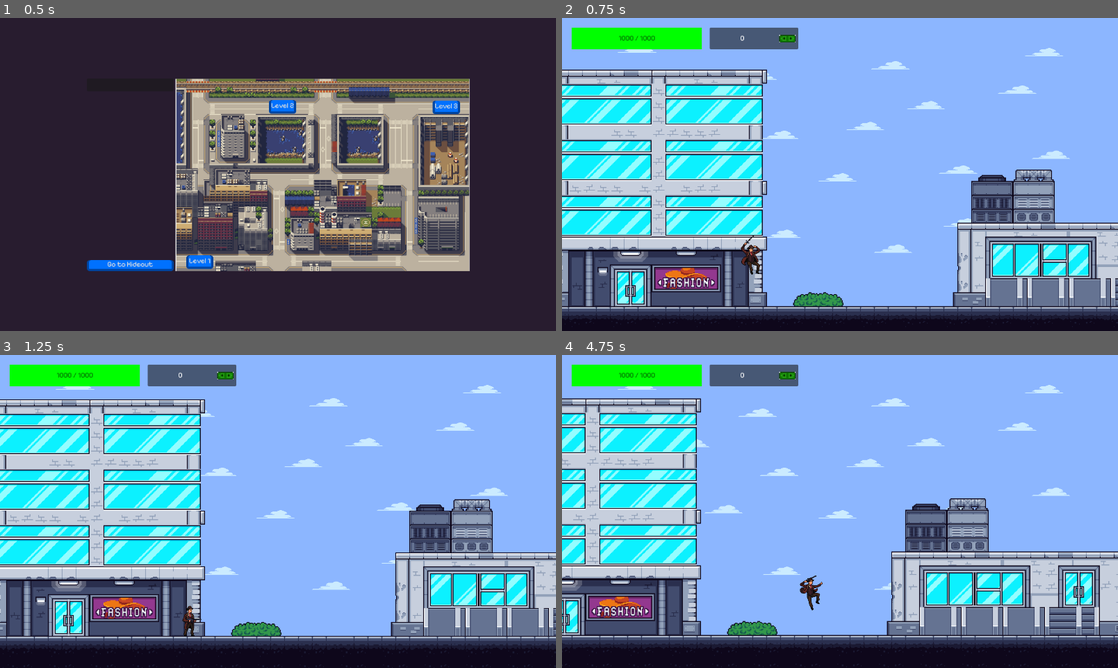
Above: before the commit, frames 1-4 (two rows, left to right).
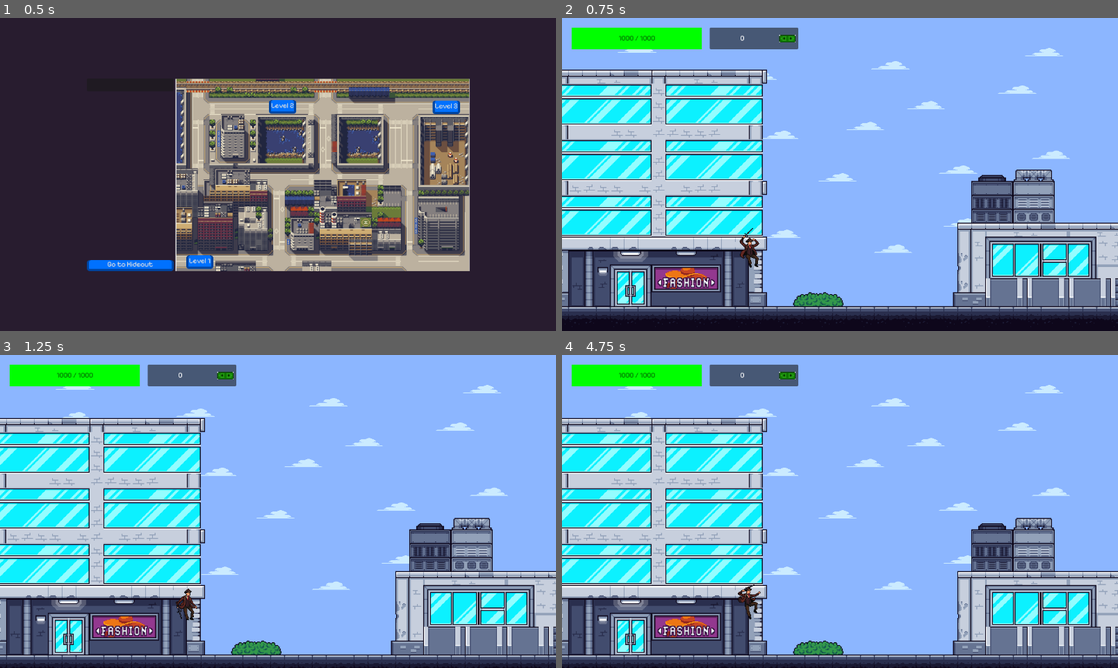
Above: after the commit, the same moments.

Repository: joaodanilo123/gangster-city-showdown
Game: Godot game, scene res://main/main.tscn
The game is run twice, just before and just after one commit, with the same random seed, the same clock (stepped at 60 frames per second) and the same inputs.
Inputs (mouse positions are in pixels of both pictures, inside the frame that each line leads up to):
- Up to frame 1 (0.5 s): no input
- Up to frame 2 (0.75 s): click "Level 1" at 0.5 s
- Up to frame 3 (1.25 s): no input
- Up to frame 4 (4.75 s): move the mouse to (962, 495) at 1.27 s; hold D (move_right) 1.28-2.78 s; tap E (interact) at 1.35, 3.6 s; tap W (move_up) at 1.52, 2.27, 3.77, 4.52 s; move the mouse to (728, 527) at 2.02 s; tap Shift (run) at 2.1 s; move the mouse to (895, 442) at 2.77 s; hold A (move_left) 2.78-3.53 s; hold Space (shoot) 2.78-3.53 s; move the mouse to (812, 574) at 3.52 s; hold D (move_right) from 3.53 s (still down); move the mouse to (1006, 558) at 4.27 s; hold Shift (run) from 4.28 s (still down)

Frame 1 is identical in both runs. In frame 2, 0.3% of the frame differs, in the area x 31-36%, y 67-82%; in frame 3, 38%; in frame 4, 46%, in the area x 0-100%, y 13-99%.

Commit message:
Chore: Ajusta TileSet

Diff:
--- a/resources/tilesets/city_streets.tres
+++ b/resources/tilesets/city_streets.tres
@@ -950,33 +950,43 @@
 5:5/0 = 0
 5:5/0/physics_layer_0/linear_velocity = Vector2(0, 0)
 5:5/0/physics_layer_0/angular_velocity = 0.0
+5:5/0/physics_layer_0/polygon_0/points = PackedVector2Array(2.875, -8, 8, -8, 8, 8, 2.875, 8)
 6:5/0 = 0
 6:5/0/physics_layer_0/linear_velocity = Vector2(0, 0)
 6:5/0/physics_layer_0/angular_velocity = 0.0
+6:5/0/physics_layer_0/polygon_0/points = PackedVector2Array(-8, -8, 8, -8, 8, 8, -8, 8)
 7:5/0 = 0
 7:5/0/physics_layer_0/linear_velocity = Vector2(0, 0)
 7:5/0/physics_layer_0/angular_velocity = 0.0
+7:5/0/physics_layer_0/polygon_0/points = PackedVector2Array(-8, -8, 8, -8, 8, 8, -8, 8)
 8:5/0 = 0
 8:5/0/physics_layer_0/linear_velocity = Vector2(0, 0)
 8:5/0/physics_layer_0/angular_velocity = 0.0
+8:5/0/physics_layer_0/polygon_0/points = PackedVector2Array(-8, -8, 8, -8, 8, 8, -8, 8)
 9:5/0 = 0
 9:5/0/physics_layer_0/linear_velocity = Vector2(0, 0)
 9:5/0/physics_layer_0/angular_velocity = 0.0
+9:5/0/physics_layer_0/polygon_0/points = PackedVector2Array(-8, -8, 8, -8, 8, 8, -8, 8)
 10:5/0 = 0
 10:5/0/physics_layer_0/linear_velocity = Vector2(0, 0)
 10:5/0/physics_layer_0/angular_velocity = 0.0
+10:5/0/physics_layer_0/polygon_0/points = PackedVector2Array(-8, -8, 8, -8, 8, 8, -8, 8)
 11:5/0 = 0
 11:5/0/physics_layer_0/linear_velocity = Vector2(0, 0)
 11:5/0/physics_layer_0/angular_velocity = 0.0
+11:5/0/physics_layer_0/polygon_0/points = PackedVector2Array(-8, -8, 8, -8, 8, 8, -8, 8)
 12:5/0 = 0
 12:5/0/physics_layer_0/linear_velocity = Vector2(0, 0)
 12:5/0/physics_layer_0/angular_velocity = 0.0
+12:5/0/physics_layer_0/polygon_0/points = PackedVector2Array(-8, -8, 8, -8, 8, 8, -8, 8)
 13:5/0 = 0
 13:5/0/physics_layer_0/linear_velocity = Vector2(0, 0)
 13:5/0/physics_layer_0/angular_velocity = 0.0
+13:5/0/physics_layer_0/polygon_0/points = PackedVector2Array(-8, -8, 8, -8, 8, 8, -8, 8)
 14:5/0 = 0
 14:5/0/physics_layer_0/linear_velocity = Vector2(0, 0)
 14:5/0/physics_layer_0/angular_velocity = 0.0
+14:5/0/physics_layer_0/polygon_0/points = PackedVector2Array(-8, -8, -3, -8, -2.875, 8, -8, 8)
 29:5/0 = 0
 29:5/0/physics_layer_0/linear_velocity = Vector2(0, 0)
 29:5/0/physics_layer_0/angular_velocity = 0.0
@@ -1234,15 +1244,12 @@
 22:8/0 = 0
 22:8/0/physics_layer_0/linear_velocity = Vector2(0, 0)
 22:8/0/physics_layer_0/angular_velocity = 0.0
-22:8/0/physics_layer_0/polygon_0/points = PackedVector2Array(-8, -8, 8, -8, 8, 8, -8, 8)
 23:8/0 = 0
 23:8/0/physics_layer_0/linear_velocity = Vector2(0, 0)
 23:8/0/physics_layer_0/angular_velocity = 0.0
-23:8/0/physics_layer_0/polygon_0/points = PackedVector2Array(-8, -8, 8, -8, 8, 8, -8, 8)
 24:8/0 = 0
 24:8/0/physics_layer_0/linear_velocity = Vector2(0, 0)
 24:8/0/physics_layer_0/angular_velocity = 0.0
-24:8/0/physics_layer_0/polygon_0/points = PackedVector2Array(-8, -8, 8, -8, 8, 8, -8, 8)
 25:8/0 = 0
 25:8/0/physics_layer_0/linear_velocity = Vector2(0, 0)
 25:8/0/physics_layer_0/angular_velocity = 0.0
@@ -3704,15 +3711,19 @@
 32:12/0 = 0
 32:12/0/physics_layer_0/linear_velocity = Vector2(0, 0)
 32:12/0/physics_layer_0/angular_velocity = 0.0
+32:12/0/physics_layer_0/polygon_0/points = PackedVector2Array(-8, -8, 8, -8, 8, 8, -8, 8)
 33:12/0 = 0
 33:12/0/physics_layer_0/linear_velocity = Vector2(0, 0)
 33:12/0/physics_layer_0/angular_velocity = 0.0
+33:12/0/physics_layer_0/polygon_0/points = PackedVector2Array(-8, -8, 8, -8, 8, 8, -8, 8)
 34:12/0 = 0
 34:12/0/physics_layer_0/linear_velocity = Vector2(0, 0)
 34:12/0/physics_layer_0/angular_velocity = 0.0
+34:12/0/physics_layer_0/polygon_0/points = PackedVector2Array(-8, -8, 8, -8, 8, 8, -8, 8)
 35:12/0 = 0
 35:12/0/physics_layer_0/linear_velocity = Vector2(0, 0)
 35:12/0/physics_layer_0/angular_velocity = 0.0
+35:12/0/physics_layer_0/polygon_0/points = PackedVector2Array(-8, -8, 8, -8, 8, 8, -8, 8)
 1:13/0 = 0
 1:13/0/physics_layer_0/linear_velocity = Vector2(0, 0)
 1:13/0/physics_layer_0/angular_velocity = 0.0
@@ -3776,15 +3787,19 @@
 32:13/0 = 0
 32:13/0/physics_layer_0/linear_velocity = Vector2(0, 0)
 32:13/0/physics_layer_0/angular_velocity = 0.0
+32:13/0/physics_layer_0/polygon_0/points = PackedVector2Array(-8, -8, 8, -8, 8, 8, -8, 8)
 33:13/0 = 0
 33:13/0/physics_layer_0/linear_velocity = Vector2(0, 0)
 33:13/0/physics_layer_0/angular_velocity = 0.0
+33:13/0/physics_layer_0/polygon_0/points = PackedVector2Array(-8, -8, 8, -8, 8, 8, -8, 8)
 34:13/0 = 0
 34:13/0/physics_layer_0/linear_velocity = Vector2(0, 0)
 34:13/0/physics_layer_0/angular_velocity = 0.0
+34:13/0/physics_layer_0/polygon_0/points = PackedVector2Array(-8, -8, 8, -8, 8, 8, -8, 8)
 35:13/0 = 0
 35:13/0/physics_layer_0/linear_velocity = Vector2(0, 0)
 35:13/0/physics_layer_0/angular_velocity = 0.0
+35:13/0/physics_layer_0/polygon_0/points = PackedVector2Array(-8, -8, 8, -8, 8, 8, -8, 8)
 1:14/0 = 0
 1:14/0/physics_layer_0/linear_velocity = Vector2(0, 0)
 1:14/0/physics_layer_0/angular_velocity = 0.0
@@ -3851,15 +3866,19 @@
 32:14/0 = 0
 32:14/0/physics_layer_0/linear_velocity = Vector2(0, 0)
 32:14/0/physics_layer_0/angular_velocity = 0.0
+32:14/0/physics_layer_0/polygon_0/points = PackedVector2Array(-8, -8, 8, -8, 8, 8, -8, 8)
 33:14/0 = 0
 33:14/0/physics_layer_0/linear_velocity = Vector2(0, 0)
 33:14/0/physics_layer_0/angular_velocity = 0.0
+33:14/0/physics_layer_0/polygon_0/points = PackedVector2Array(-8, -8, 8, -8, 8, 8, -8, 8)
 34:14/0 = 0
 34:14/0/physics_layer_0/linear_velocity = Vector2(0, 0)
 34:14/0/physics_layer_0/angular_velocity = 0.0
+34:14/0/physics_layer_0/polygon_0/points = PackedVector2Array(-8, -8, 8, -8, 8, 8, -8, 8)
 35:14/0 = 0
 35:14/0/physics_layer_0/linear_velocity = Vector2(0, 0)
 35:14/0/physics_layer_0/angular_velocity = 0.0
+35:14/0/physics_layer_0/polygon_0/points = PackedVector2Array(-8, -8, 8, -8, 8, 8, -8, 8)
 1:15/0 = 0
 1:15/0/physics_layer_0/linear_velocity = Vector2(0, 0)
 1:15/0/physics_layer_0/angular_velocity = 0.0
